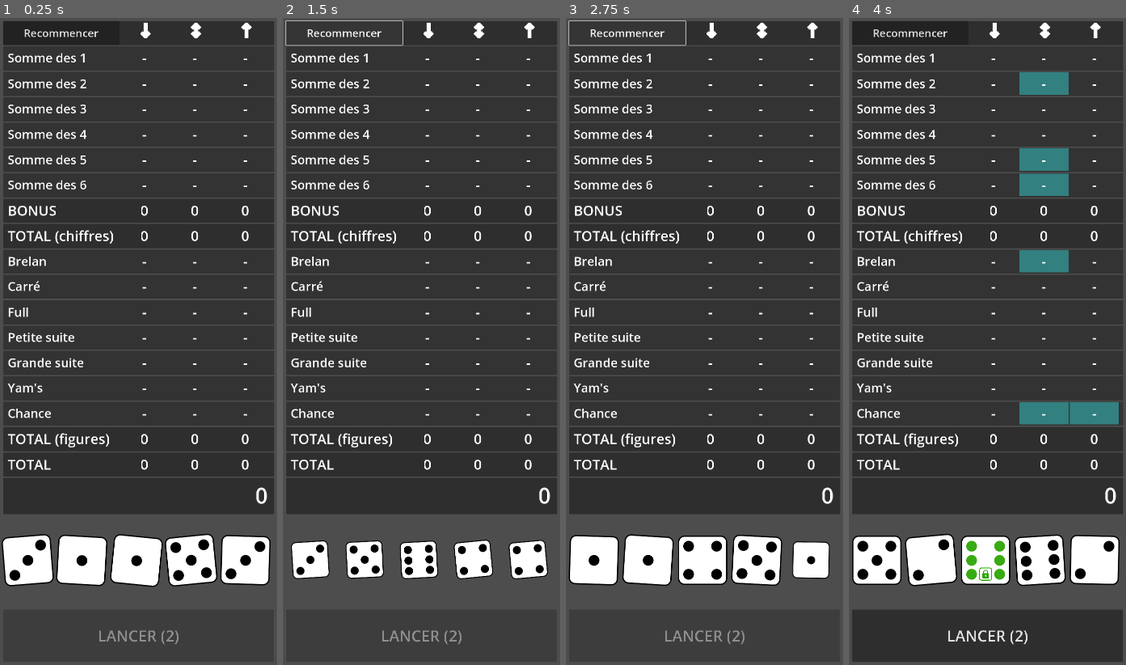
Above: before the commit, frames 1-4 (left to right).
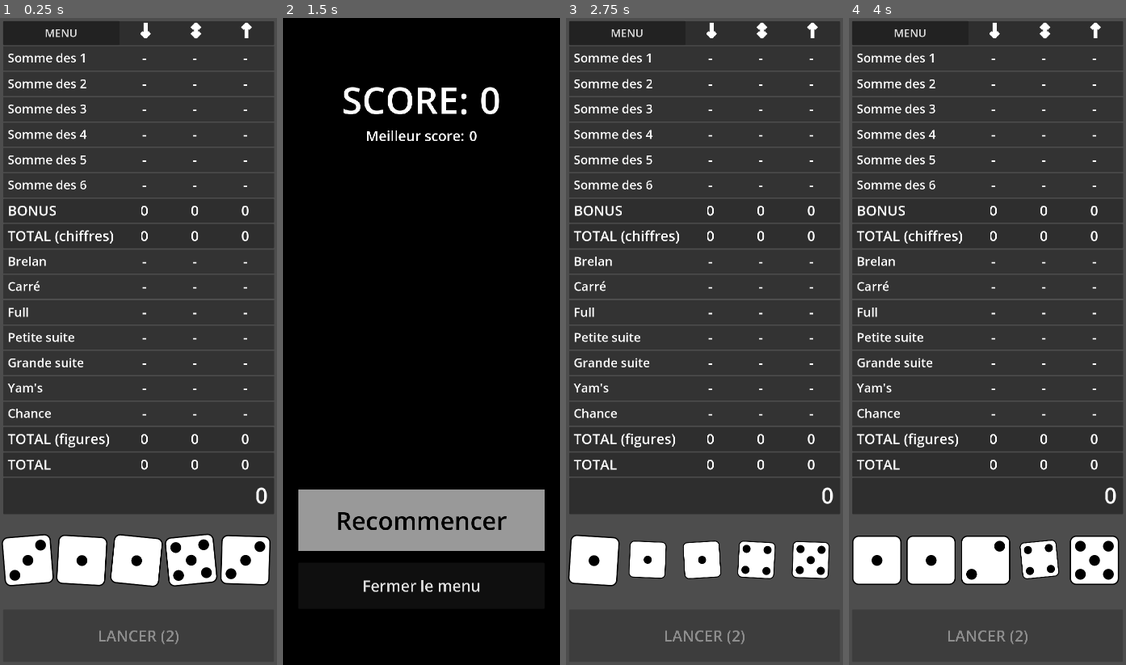
Above: after the commit, the same moments.

Repository: MicCode/yamsatro
Game: Godot game, scene res://main/main.tscn
Two runs of this game, one before a commit and one after it. Both use one fixed random seed, a clock stepped at 60 frames per second and the inputs below.
Inputs (mouse positions are in pixels of both pictures, inside the frame that each line leads up to):
- Up to frame 1 (0.25 s): no input
- Up to frame 2 (1.5 s): click (343, 30) at 0.5 s, where only the run before the commit has a clickable "Recommencer"; click (343, 30) at 1.25 s, where only the run after the commit has a clickable "MENU"
- Up to frame 3 (2.75 s): click "Recommencer" at 2 s
- Up to frame 4 (4 s): click (909, 30) at 2.75 s, where only the run before the commit has a clickable "Recommencer"; click (987, 587) at 3.5 s, where only the run after the commit has a clickable "Fermer le menu"

The runs differ from the first frame. In frame 1, 0.2% of the frame differs, in the area x 8-36%, y 1-3%; in frame 2, 99%, in the area x 0-100%, y 0-100%; in frame 3, 3.1%; in frame 4, 6.3%.

Commit message:
feat: added in-game menu

Diff:
--- a/main/main.gd
+++ b/main/main.gd
@@ -13,7 +13,7 @@
 		Game.score_changed.emit()
 		Game.update_active_figures()
 		if Game.game_finished:
-			show_game_over()
+			show_menu()
 	else:
 		Game.init_game(game_variant)
 		Game.change_remaining_rolls(GameRules.MAX_REROLL_NUMBER)
@@ -38,17 +38,19 @@
 	Scores.write_to_file()
 
 	if Game.is_finished():
-		%GameOverOverlay.register_new_score(Scores.get_total())
-		show_game_over()
+		%MenuOverlay.register_new_score(Scores.get_total())
+		show_menu()
 
-func _on_start_new_pressed() -> void:
-	Game.reset_game()
-	print("start again !")
-
-func show_game_over():
-	%GameOverOverlay.update()
-	%GameOverOverlay.show()
+func show_menu():
+	%MenuOverlay.update()
+	%MenuOverlay.show()
 
 func _on_game_over_overlay_new_game_pressed() -> void:
-	%GameOverOverlay.hide()
+	%MenuOverlay.hide()
 	Game.reset_game()
+
+func _on_menu_overlay_hide_menu_pressed() -> void:
+	%MenuOverlay.hide()
+
+func _on_menu_button_pressed() -> void:
+	show_menu()
--- a/main/main.tscn
+++ b/main/main.tscn
@@ -2,7 +2,7 @@
 
 [ext_resource type="Script" uid="uid://c0kgxj8osawap" path="res://main/main.gd" id="1_53q0u"]
 [ext_resource type="PackedScene" uid="uid://bjejhuy3nuap6" path="res://scenes/DiceTray.tscn" id="2_pjrb6"]
-[ext_resource type="PackedScene" uid="uid://c1pyhqepqvc3p" path="res://ui/game_over/GameOverOverlay.tscn" id="4_3wy1v"]
+[ext_resource type="PackedScene" uid="uid://c1pyhqepqvc3p" path="res://ui/menu/MenuOverlay.tscn" id="4_3wy1v"]
 [ext_resource type="PackedScene" uid="uid://4qurwmwm1hfv" path="res://ui/scores/ScoresUI.tscn" id="4_c651c"]
 
 [node name="Main" type="Node2D"]
@@ -40,16 +40,17 @@
 grow_horizontal = 1
 grow_vertical = 1
 
-[node name="StartNew" type="Button" parent="."]
+[node name="MenuButton" type="Button" parent="."]
+unique_name_in_owner = true
 offset_left = 10.0
 offset_top = 10.0
 offset_right = 388.0
 offset_bottom = 88.0
 mouse_default_cursor_shape = 2
 theme_override_font_sizes/font_size = 35
-text = "Recommencer"
+text = "MENU"
 
-[node name="GameOverOverlay" parent="." instance=ExtResource("4_3wy1v")]
+[node name="MenuOverlay" parent="." instance=ExtResource("4_3wy1v")]
 unique_name_in_owner = true
 visible = false
 anchors_preset = 0
@@ -59,5 +60,6 @@
 offset_bottom = 2100.0
 
 [connection signal="pressed" from="RollButton" to="." method="_on_roll_button_pressed"]
-[connection signal="pressed" from="StartNew" to="." method="_on_start_new_pressed"]
-[connection signal="new_game_pressed" from="GameOverOverlay" to="." method="_on_game_over_overlay_new_game_pressed"]
+[connection signal="pressed" from="MenuButton" to="." method="_on_menu_button_pressed"]
+[connection signal="hide_menu_pressed" from="MenuOverlay" to="." method="_on_menu_overlay_hide_menu_pressed"]
+[connection signal="new_game_pressed" from="MenuOverlay" to="." method="_on_game_over_overlay_new_game_pressed"]
--- a/project.godot
+++ b/project.godot
@@ -11,6 +11,7 @@
 [application]
 
 config/name="Yams X Balatro"
+config/version="0.2.0"
 run/main_scene="uid://fkvol62t77hi"
 config/features=PackedStringArray("4.4", "GL Compatibility")
 config/icon="uid://bgeaoosxonyn0"
--- a/ui/game_over/GameOverScoreLine.gd
+++ /dev/null
@@ -1,13 +0,0 @@
-extends HBoxContainer
-class_name GameOverScoreLine
-
-var score: PastScore
-
-static func create(past_score: PastScore) -> GameOverScoreLine:
-	var line = preload("res://ui/game_over/GameOverScoreLine.tscn").instantiate()
-	line.score = past_score
-	return line
-
-func print_score():
-	%Date.text = score.date
-	%Score.text = str(score.score)
--- a/ui/game_over/GameOverOverlay.gd
+++ b/ui/menu/MenuOverlay.gd
@@ -1,6 +1,7 @@
 extends Panel
 
 signal new_game_pressed
+signal hide_menu_pressed
 
 var past_scores: Array[PastScore] = []
 var top_score: int = 0
@@ -10,6 +11,10 @@
 
 func update() -> void:
 	load_past_scores()
+	if Game.is_finished():
+		%FinishedGameTitle.show()
+	else:
+		%FinishedGameTitle.hide()
 
 func register_new_score(score_value: int):
 	past_scores.append(PastScore.create_new(score_value))
@@ -32,7 +37,7 @@
 	for child in %ScoresList.get_children():
 		child.queue_free()
 	for past_score in past_scores:
-		var line = GameOverScoreLine.create(past_score)
+		var line = MenuScoreLine.create(past_score)
 		%ScoresList.add_child(line)
 		line.print_score()
 	%TopScore.text = str(top_score)
@@ -40,6 +45,10 @@
 
 func _on_restart_button_pressed() -> void:
 	new_game_pressed.emit()
+
+func _on_hide_menu_button_pressed() -> void:
+	hide_menu_pressed.emit()
+
 
 func load_scores_from_file() -> Array[PastScore]:
 	var scores: Array[PastScore] = []
@@ -59,6 +68,14 @@
 			var past_score = PastScore.from_dict(score)
 			scores.append(past_score)
 
+	scores.sort_custom(
+		func (s1: PastScore, s2: PastScore):
+			if s1.score > s2.score:
+				return 1
+			else:
+				return -1
+	)
+
 	return scores
 
 func write_scores_file():
--- a/ui/game_over/GameOverOverlay.tscn
+++ b/ui/menu/MenuOverlay.tscn
@@ -1,7 +1,7 @@
 [gd_scene load_steps=7 format=3 uid="uid://c1pyhqepqvc3p"]
 
-[ext_resource type="Script" uid="uid://dp053l0nd1b0m" path="res://ui/game_over/GameOverOverlay.gd" id="1_7wiv4"]
-[ext_resource type="PackedScene" uid="uid://cray3v3t8m613" path="res://ui/game_over/GameOverScoreLine.tscn" id="1_ohhsm"]
+[ext_resource type="Script" uid="uid://dp053l0nd1b0m" path="res://ui/menu/MenuOverlay.gd" id="1_7wiv4"]
+[ext_resource type="PackedScene" uid="uid://cray3v3t8m613" path="res://ui/menu/MenuScoreLine.tscn" id="1_ohhsm"]
 
 [sub_resource type="StyleBoxFlat" id="StyleBoxFlat_ohhsm"]
 bg_color = Color(0, 0, 0, 1)
@@ -40,7 +40,8 @@
 size_flags_vertical = 3
 theme_override_styles/panel = SubResource("StyleBoxFlat_7wiv4")
 
-[node name="Title" type="Label" parent="VBoxContainer"]
+[node name="FinishedGameTitle" type="Label" parent="VBoxContainer"]
+unique_name_in_owner = true
 layout_mode = 2
 theme_override_font_sizes/font_size = 50
 text = "Partie terminée"
@@ -238,7 +239,7 @@
 
 [node name="RestartButton" type="Button" parent="VBoxContainer"]
 unique_name_in_owner = true
-custom_minimum_size = Vector2(0, 250)
+custom_minimum_size = Vector2(0, 200)
 layout_mode = 2
 mouse_default_cursor_shape = 2
 theme_override_colors/font_color = Color(0, 0, 0, 1)
@@ -246,9 +247,23 @@
 theme_override_styles/normal = SubResource("StyleBoxFlat_7lett")
 text = "Recommencer"
 
+[node name="Spacer3" type="Panel" parent="VBoxContainer"]
+custom_minimum_size = Vector2(0, 30)
+layout_mode = 2
+theme_override_styles/panel = SubResource("StyleBoxFlat_7wiv4")
+
+[node name="HideMenuButton" type="Button" parent="VBoxContainer"]
+unique_name_in_owner = true
+custom_minimum_size = Vector2(0, 150)
+layout_mode = 2
+mouse_default_cursor_shape = 2
+theme_override_font_sizes/font_size = 50
+text = "Fermer le menu"
+
 [node name="BottomMargin" type="Panel" parent="VBoxContainer"]
 layout_mode = 2
 size_flags_vertical = 3
 theme_override_styles/panel = SubResource("StyleBoxFlat_q1kcf")
 
 [connection signal="pressed" from="VBoxContainer/RestartButton" to="." method="_on_restart_button_pressed"]
+[connection signal="pressed" from="VBoxContainer/HideMenuButton" to="." method="_on_hide_menu_button_pressed"]
--- /dev/null
+++ b/ui/menu/MenuScoreLine.gd
@@ -0,0 +1,13 @@
+extends HBoxContainer
+class_name MenuScoreLine
+
+var score: PastScore
+
+static func create(past_score: PastScore) -> MenuScoreLine:
+	var line = preload("res://ui/menu/MenuScoreLine.tscn").instantiate()
+	line.score = past_score
+	return line
+
+func print_score():
+	%Date.text = score.date
+	%Score.text = str(score.score)
--- a/ui/game_over/GameOverScoreLine.tscn
+++ b/ui/menu/MenuScoreLine.tscn
@@ -1,6 +1,6 @@
 [gd_scene load_steps=3 format=3 uid="uid://cray3v3t8m613"]
 
-[ext_resource type="Script" uid="uid://dmput3g2lwe8w" path="res://ui/game_over/GameOverScoreLine.gd" id="1_kspm4"]
+[ext_resource type="Script" uid="uid://dmput3g2lwe8w" path="res://ui/menu/MenuScoreLine.gd" id="1_kspm4"]
 
 [sub_resource type="StyleBoxFlat" id="StyleBoxFlat_kx4mh"]
 bg_color = Color(0.6, 0.6, 0.6, 0)
Not shown, changed: export_presets.cfg
Renamed: ui/game_over/GameOverOverlay.gd.uid -> ui/menu/MenuOverlay.gd.uid
Renamed: ui/game_over/GameOverScoreLine.gd.uid -> ui/menu/MenuScoreLine.gd.uid
